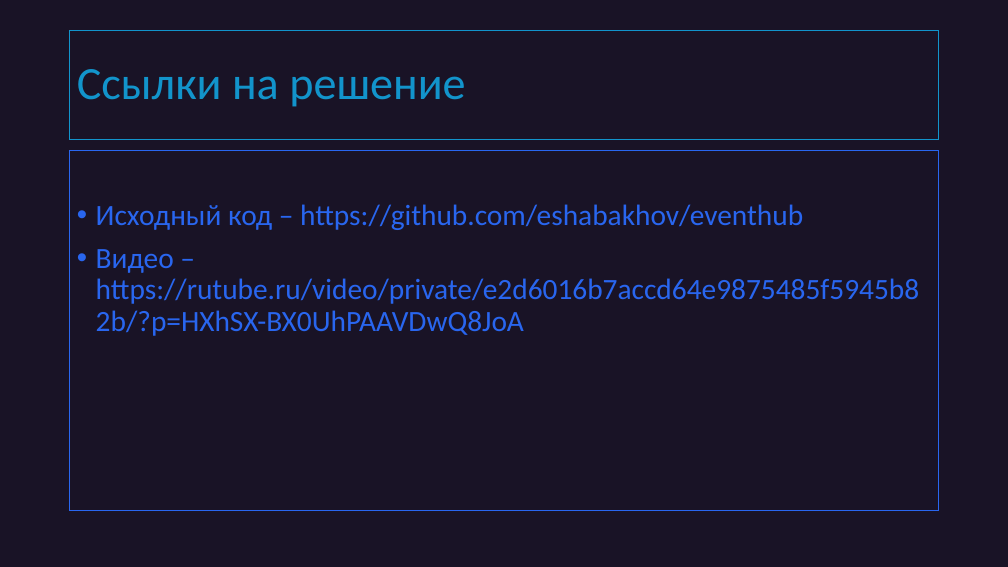
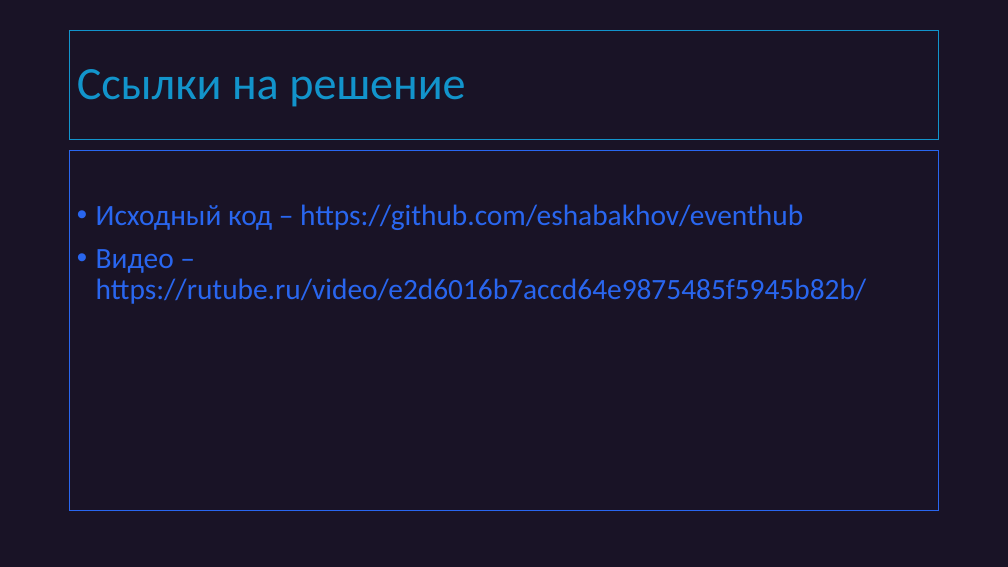
Before and after one commit to eshabakhov/eventhub, a slide deck: slide 6 of job-requirements/Eventhub_v2.pptx. Drawn at 1008x567 pixels with LibreOffice and Linux fonts; fonts in the diff are those of the drawing. Boxes give left, top, right and bottom in pixels: in the first picture for what was removed or moved away, otherwise in the second. Text is boxed around its words. In the diff, an @@ line names an element or a change of style, - is before the commit and + after.

```diff
--- a/job-requirements/Eventhub_v2.pptx
+++ b/job-requirements/Eventhub_v2.pptx
@@ text at bbox=[96, 249, 867, 304]: text changed @@
-• Видео – https://rutube.ru/video/private/e2d6016b7accd64e9875485f5945b82b/?p=HXhSX-BX0UhPAAVDwQ8JoA
+• Видео – https://rutube.ru/video/e2d6016b7accd64e9875485f5945b82b/
```
Also in this commit, not shown: 1 other file.
